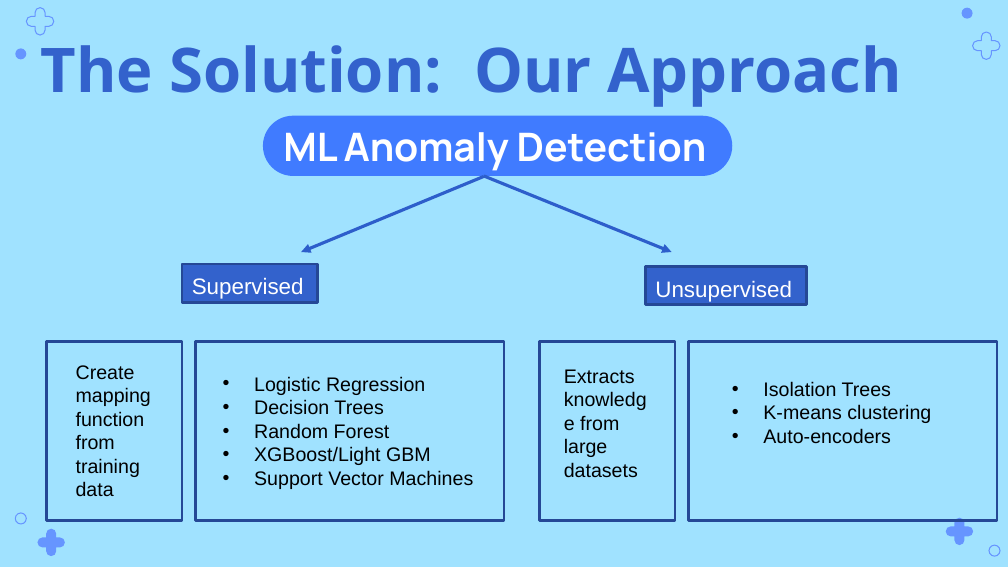
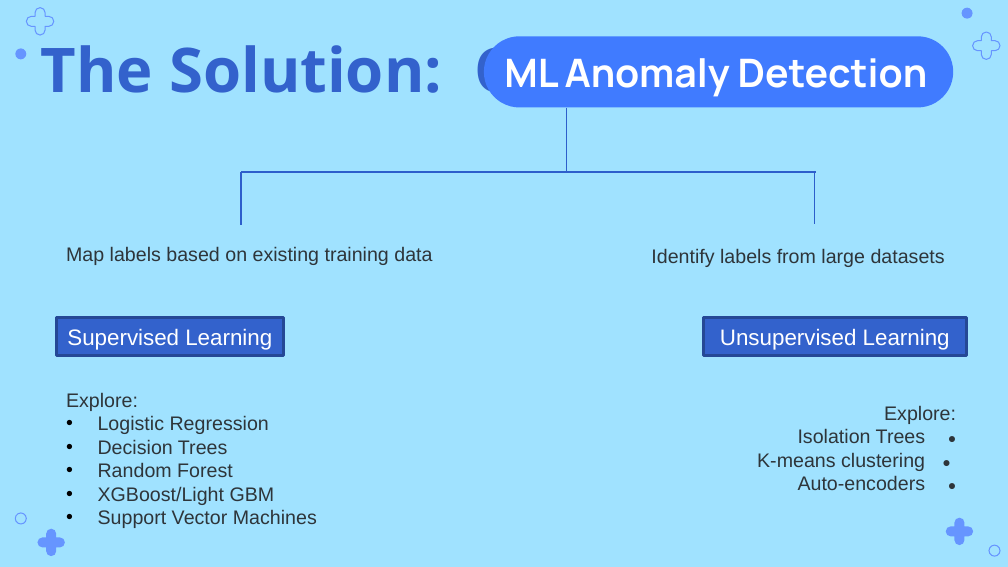
Before and after one commit to monika0603/MLE10-Capstone-Project, a slide deck: slide 5 of presentation/CapstonePreso_HealthcareAnomaly.pptx. Drawn at 1008x567 pixels with LibreOffice and Linux fonts; fonts in the diff are those of the drawing. Boxes give left, top, right and bottom in pixels: in the first picture for what was removed or moved away, otherwise in the second. Text is boxed around its words. In the diff, an @@ line names an element or a change of style, - is before the commit and + after.

```diff
--- a/presentation/CapstonePreso_HealthcareAnomaly.pptx
+++ b/presentation/CapstonePreso_HealthcareAnomaly.pptx
@@ rounded rectangle: place and size @@
-rounded rectangle at bbox=[263, 116, 733, 176]
+rounded rectangle at bbox=[484, 36, 954, 108]
@@ text "ML Anomaly Detection": place and size @@
-text "ML Anomaly Detection" at bbox=[283, 132, 707, 171]
+text "ML Anomaly Detection" at bbox=[504, 58, 928, 97]
@@ line added from (566, 108) to (566, 171), #2E5ECB 0.75 pt @@
@@ line added from (241, 172) to (815, 172), #2E5ECB 0.75 pt @@
@@ line added from (241, 172) to (241, 225), #2E5ECB 0.75 pt @@
@@ arrow removed from (484, 176) to (301, 252) @@
@@ arrow removed from (484, 176) to (671, 252) @@
@@ line added from (814, 171) to (814, 224), #2E5ECB 0.75 pt @@
@@ text added at bbox=[66, 246, 432, 265], 14 pt, text #2E353A @@
+Map labels based on existing training data
@@ rectangle removed at bbox=[182, 264, 319, 302] @@
@@ rectangle removed at bbox=[645, 266, 805, 304] @@
@@ text at bbox=[651, 248, 945, 267]: text changed; text colour #000000 to #2E353A @@
-Extracts knowledge from large datasets
+Identify labels from large datasets
@@ text removed at bbox=[192, 277, 304, 299] @@
-Supervised
@@ text removed at bbox=[655, 280, 792, 302] @@
-Unsupervised
@@ rectangle added at bbox=[56, 318, 284, 356], fill #3362CC, outline #264997 2 pt, 16 pt, text #FFFFFF @@
+Supervised Learning
@@ rectangle added at bbox=[704, 318, 967, 356], fill #3362CC, outline #264997 2 pt, 16 pt, text #FFFFFF @@
+Unsupervised Learning
@@ rectangle removed at bbox=[46, 342, 181, 520] @@
@@ rectangle removed at bbox=[196, 342, 504, 520] @@
@@ rectangle removed at bbox=[539, 342, 674, 520] @@
@@ rectangle removed at bbox=[688, 342, 997, 520] @@
@@ text "Explore:": place and size @@
-text "Explore:" at bbox=[254, 376, 473, 489]
+text "Explore:" at bbox=[66, 392, 317, 528]
@@ text "Explore:" at bbox=[66, 392, 317, 528]: vertical alignment top to middle @@
@@ text removed at bbox=[76, 365, 151, 497] @@
-Create mapping function from training data
@@ text "Explore:" at bbox=[757, 405, 956, 490]: vertical alignment top to middle @@
@@ text at bbox=[66, 392, 138, 411]: paragraph added @@
+Explore:
@@ text at bbox=[98, 415, 317, 528]: text colour #000000 to #2E353A @@
@@ text at bbox=[757, 405, 956, 490]: text changed; text colour #000000 to #2E353A @@
-• Isolation Trees
-• K-means clustering
-• Auto-encoders
+Explore:
+Isolation Trees ●
+K-means clustering ●
+Auto-encoders ●
```
Also in this commit, not shown: 5 other slides changed, 1 other file.
